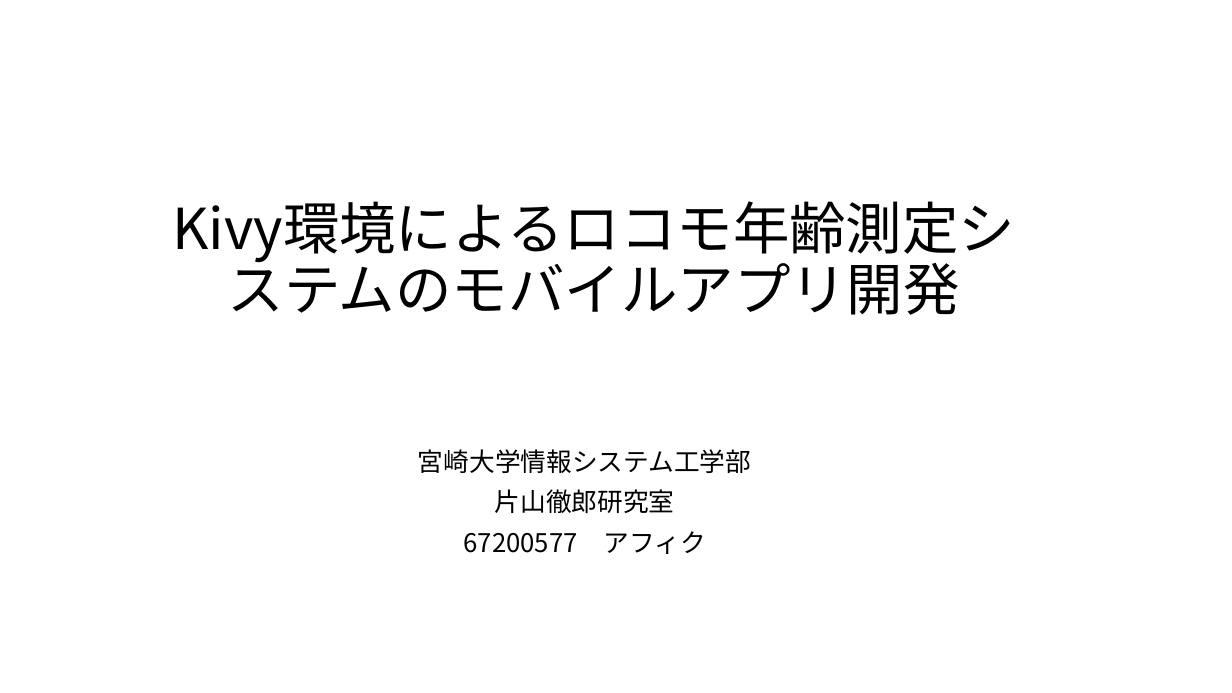
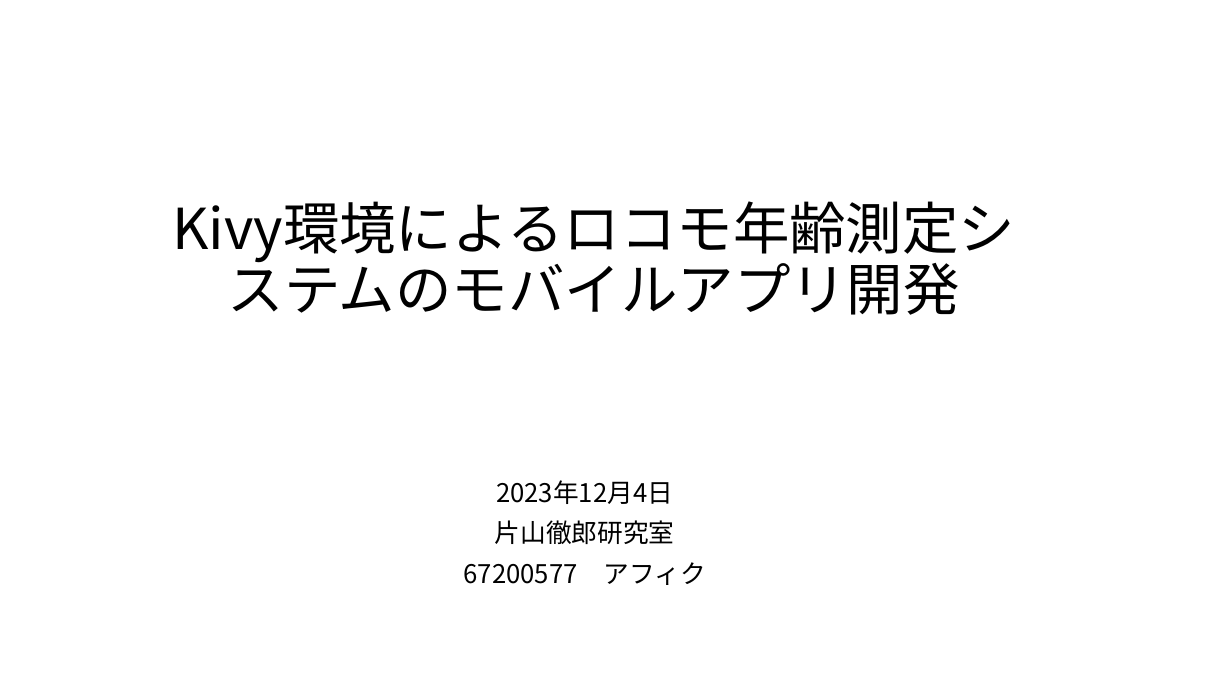
Before and after one commit to afiqfadzil/pythonProject1, a slide deck: slide 1 of LOCOMOTION.pptx. Drawn at 1232x693 pixels with LibreOffice and Linux fonts; fonts in the diff are those of the drawing. Boxes give left, top, right and bottom in pixels: in the first picture for what was removed or moved away, otherwise in the second. Text is boxed around its words. In the diff, an @@ line names an element or a change of style, - is before the commit and + after.

```diff
--- a/LOCOMOTION.pptx
+++ b/LOCOMOTION.pptx
@@ subtitle "2023年12月4日": place and size @@
-subtitle "2023年12月4日" at bbox=[418, 449, 751, 554]
+subtitle "2023年12月4日" at bbox=[464, 480, 705, 585]
@@ subtitle at bbox=[496, 480, 673, 504]: text changed @@
-宮崎大学情報システム工学部
+2023年12月4日
```
Also in this commit, not shown: 12 other slides changed, 11 slides added, 10 slides removed, 1 other file.
